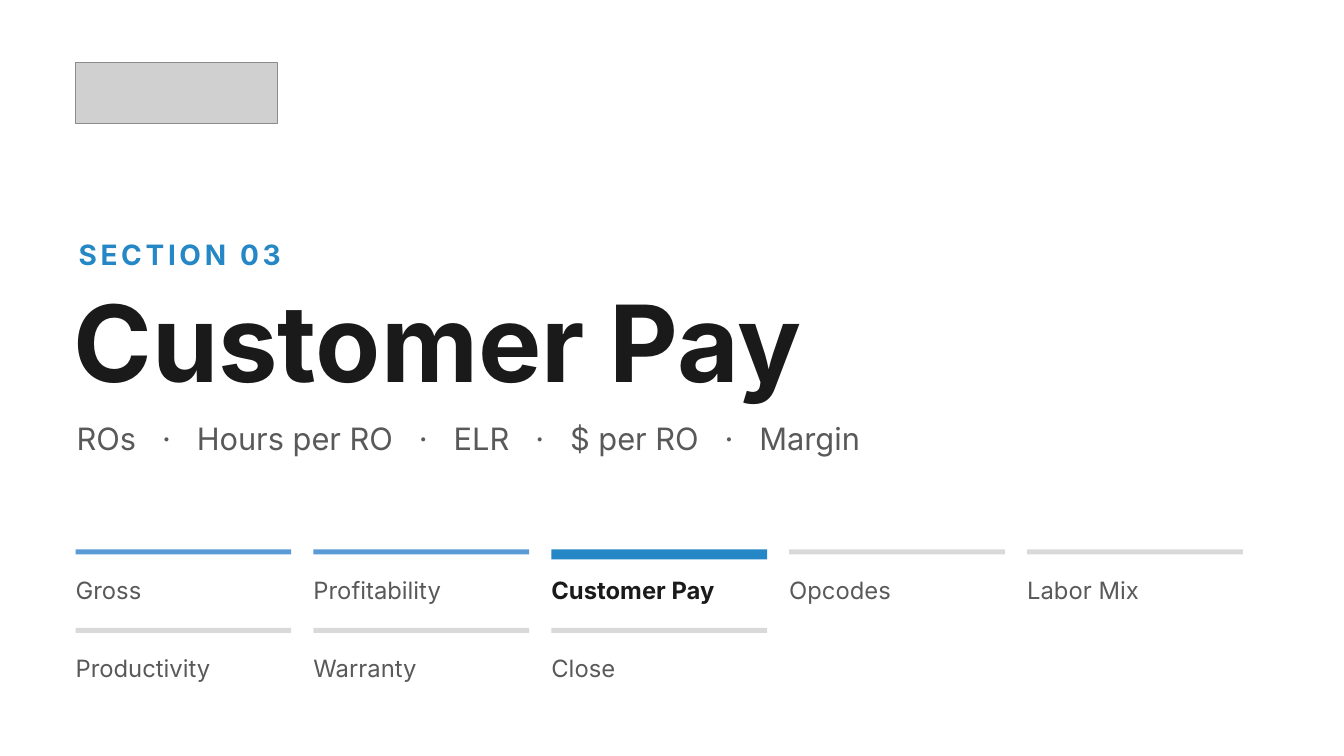
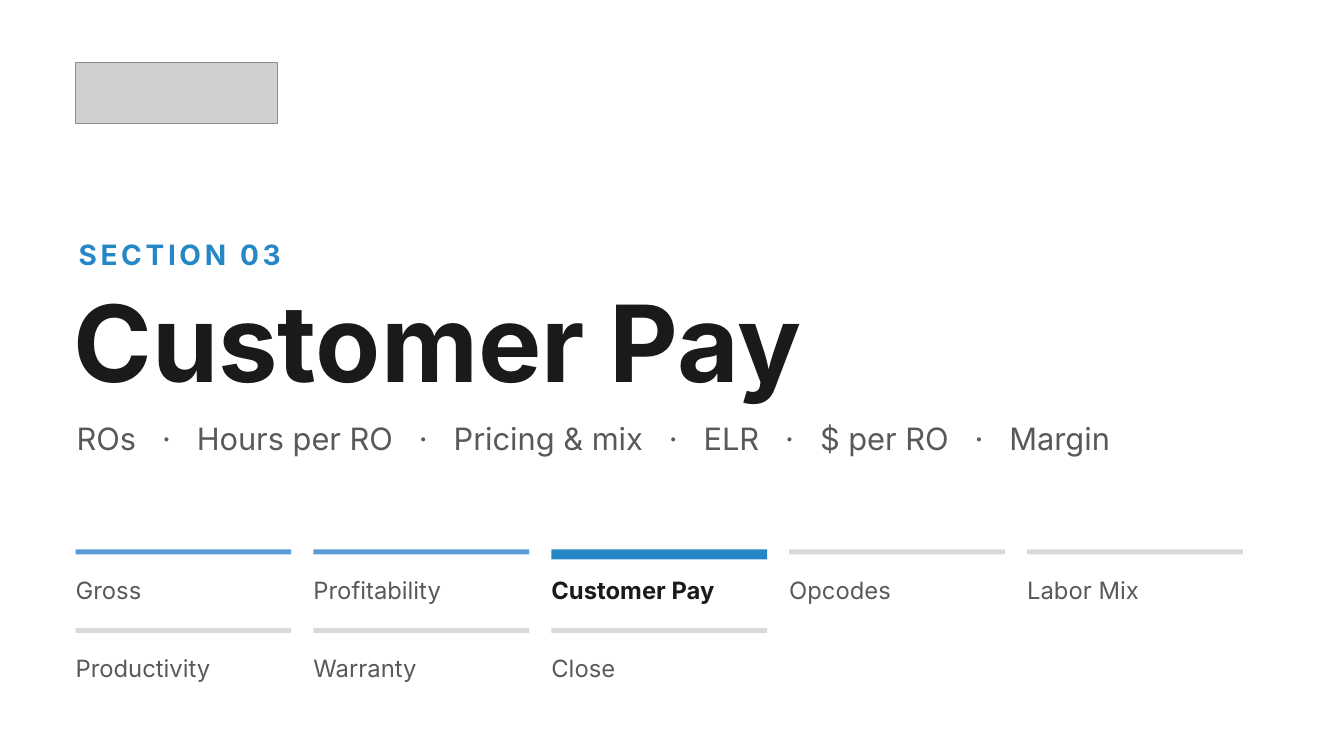
Before and after one commit to Ndresner/Noah, a slide deck: slide 5 of day2-deck/decks/Day 2 Opening - Day 1 Style.pptx. Drawn at 1344x756 pixels with LibreOffice and Linux fonts; fonts in the diff are those of the drawing; grey boxes stand for pictures. Boxes give left, top, right and bottom in pixels: in the first picture for what was removed or moved away, otherwise in the second. Text is boxed around its words. In the diff, an @@ line names an element or a change of style, - is before the commit and + after.

```diff
--- a/day2-deck/decks/Day 2 Opening - Day 1 Style.pptx
+++ b/day2-deck/decks/Day 2 Opening - Day 1 Style.pptx
@@ text at (77, 427, 1110, 456): text changed @@
-ROs · Hours per RO · ELR · $ per RO · Margin
+ROs · Hours per RO · Pricing & mix · ELR · $ per RO · Margin
```
Also in this commit, not shown: 2 other slides changed, 7 other files.
